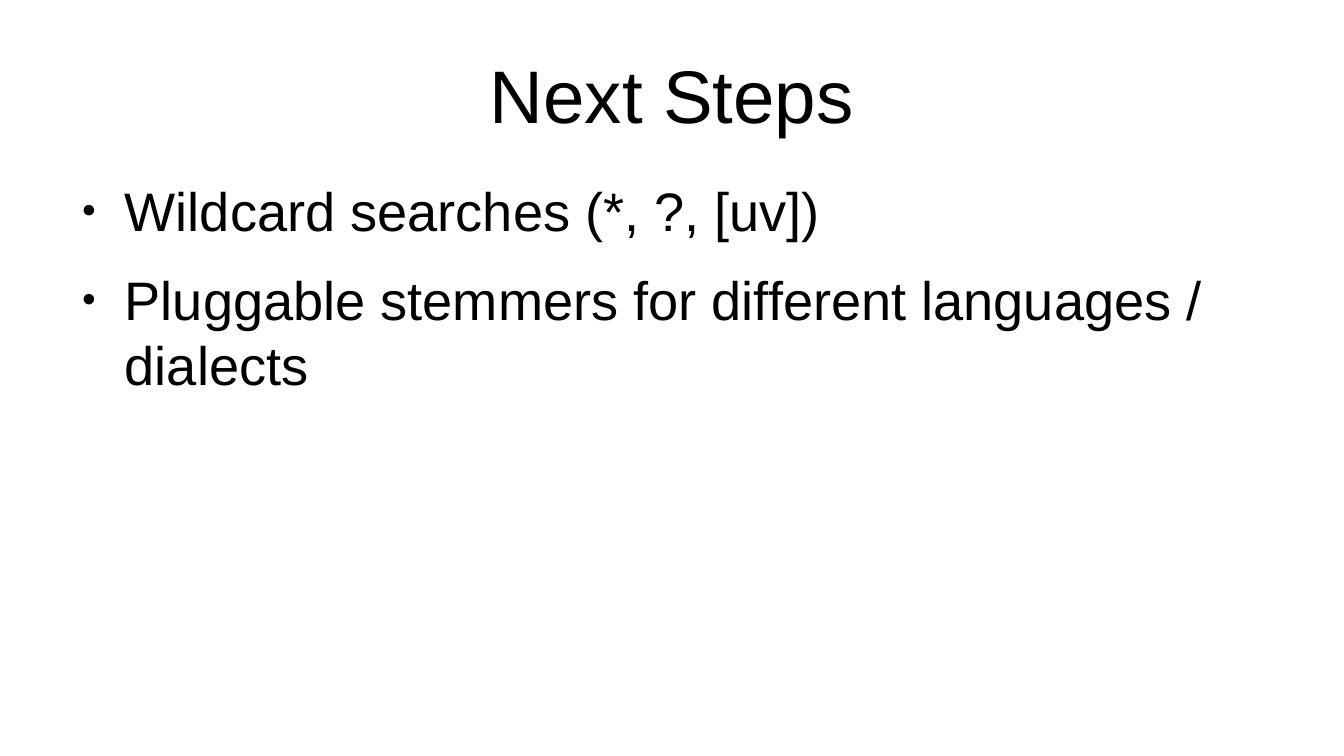
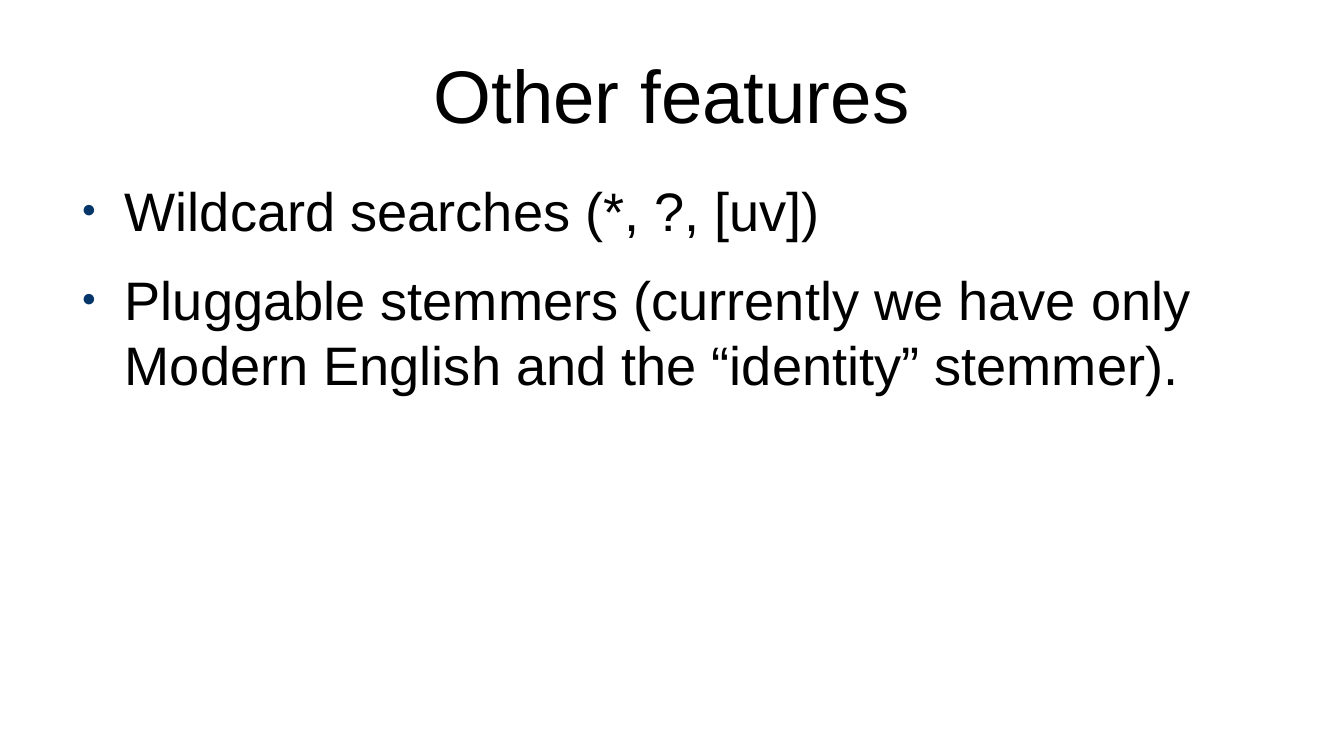
Before and after one commit to projectEndings/Endings, a slide deck: slide 42 of presentations/ubc2020/nineProjects.odp (slide 40 before the commit). Drawn at 1344x756 pixels with LibreOffice and Linux fonts; fonts in the diff are those of the drawing. Boxes give left, top, right and bottom in pixels: in the first picture for what was removed or moved away, otherwise in the second. Text is boxed around its words. In the diff, an @@ line names an element or a change of style, - is before the commit and + after.

```diff
--- a/presentations/ubc2020/nineProjects.odp
+++ b/presentations/ubc2020/nineProjects.odp
@@ title at (434, 69, 909, 124): text changed @@
-Next Steps
+Other features
@@ text at (125, 280, 1190, 394): text changed @@
-● Pluggable stemmers for different languages / dialects
+● Pluggable stemmers (currently we have only Modern English and the “identity” stemmer).
```
Also in this commit, not shown: 20 other slides changed, 6 slides added, 1 slide removed, 1 other file.
